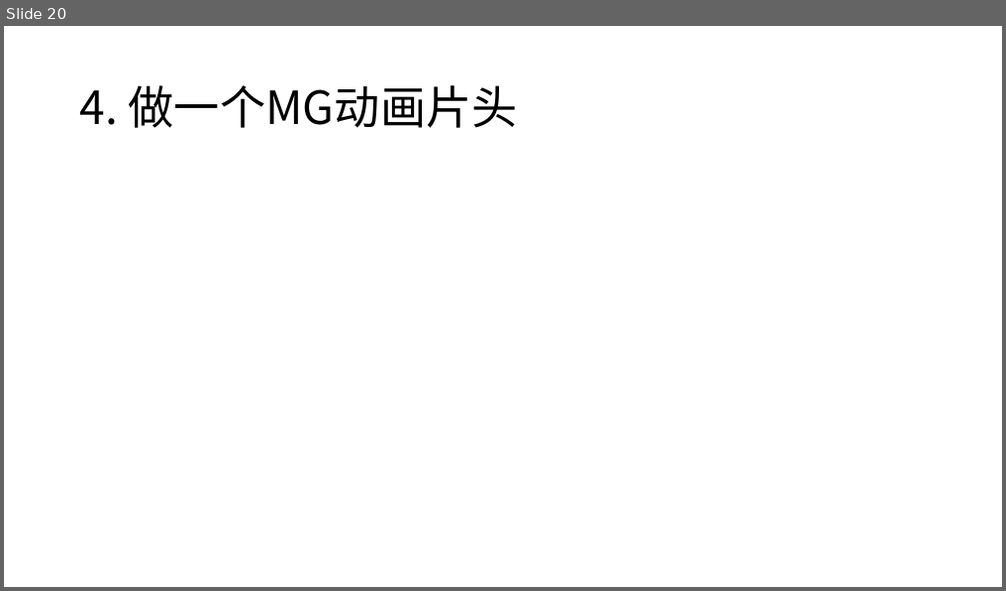
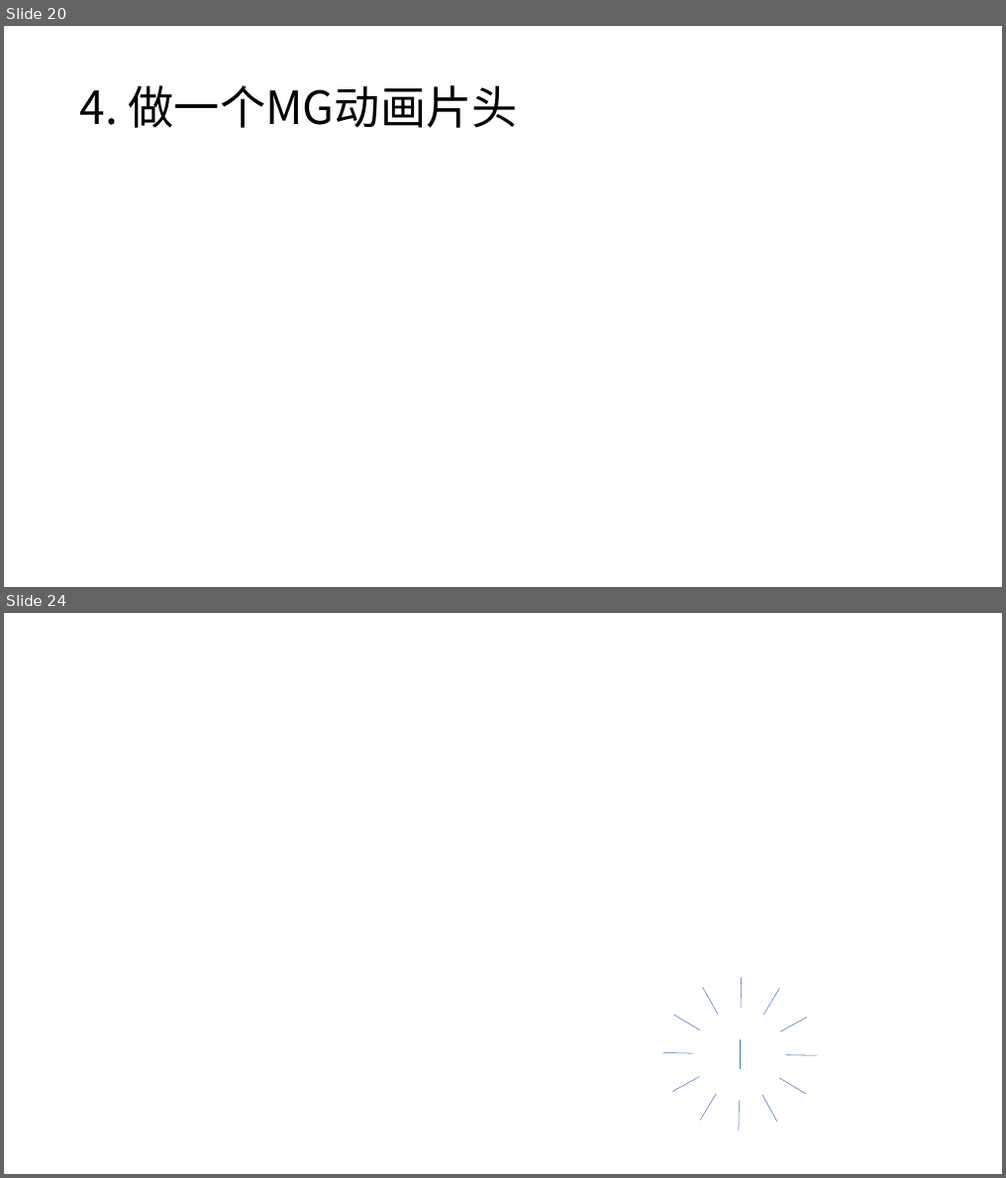
Before and after one commit to Canhui/PPT_Animation_Samples, a slide deck: PPT-Animation-Samples (Part 2).pptx. Shown one above the other, each under a label of ours: slide 20 before the commit, slides 20 and 24 after it; the slides between them are not shown. The pictures are 1006x591 and 1006x1178 pixels, drawn with LibreOffice and Linux fonts; fonts in the diff are those of the drawing. Boxes give left, top, right and bottom in pixels: in the first picture for what was removed or moved away, otherwise in the second. Text is boxed around its words. In the diff, an @@ line names an element or a change of style, - is before the commit and + after.

```diff
--- a/PPT-Animation-Samples (Part 2).pptx
+++ b/PPT-Animation-Samples (Part 2).pptx
@@ slide 24 added at [4, 613, 1002, 1174], background #FFFFFF @@
@@ line added from (703, 987) to (718, 1014), #4472C4 0.5 pt @@
@@ line added from (742, 977) to (741, 1008), #4472C4 0.5 pt @@
@@ line added from (779, 989) to (764, 1015), #4472C4 0.5 pt @@
@@ line added from (674, 1015) to (700, 1031), #4472C4 0.5 pt @@
@@ line added from (807, 1017) to (780, 1032), #4472C4 0.5 pt @@
@@ line added from (663, 1054) to (693, 1054), #4472C4 0.5 pt @@
@@ line added from (740, 1039) to (740, 1069), #4472C4 0.5 pt @@
@@ line added from (817, 1057) to (786, 1056), #4472C4 0.5 pt @@
@@ line added from (672, 1092) to (699, 1077), #4472C4 0.5 pt @@
@@ line added from (806, 1094) to (779, 1078), #4472C4 0.5 pt @@
@@ line added from (700, 1121) to (716, 1094), #4472C4 0.5 pt @@
@@ line added from (739, 1131) to (740, 1101), #4472C4 0.5 pt @@
@@ line added from (777, 1122) to (762, 1095), #4472C4 0.5 pt @@
```
Also in this commit, not shown: 3 other slides added, 1 slide removed.
